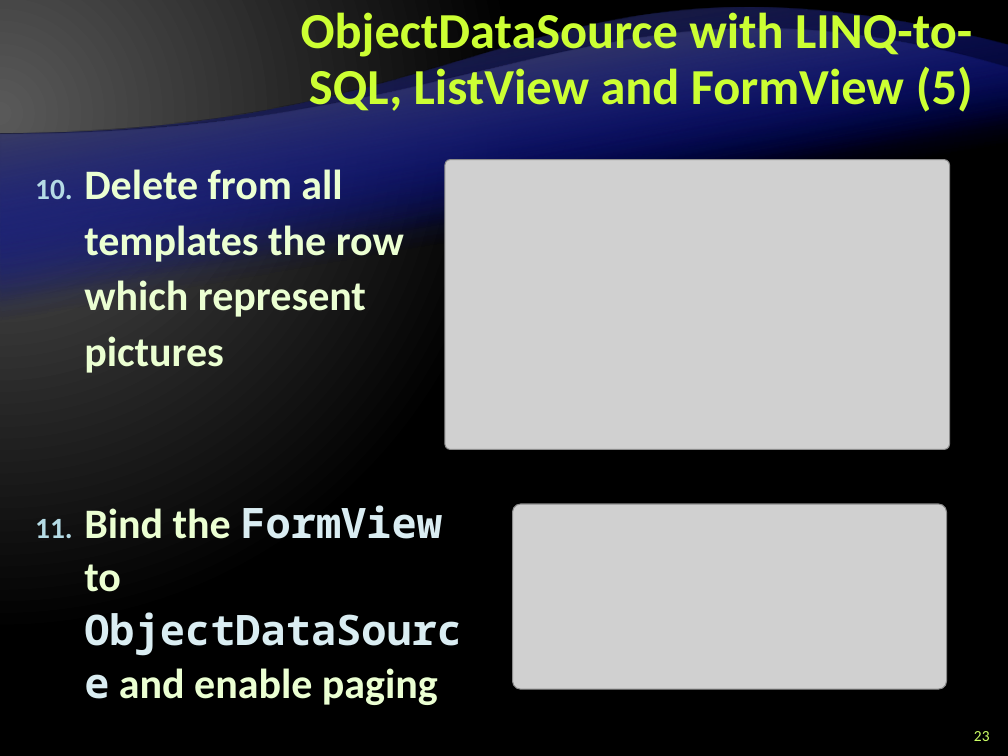
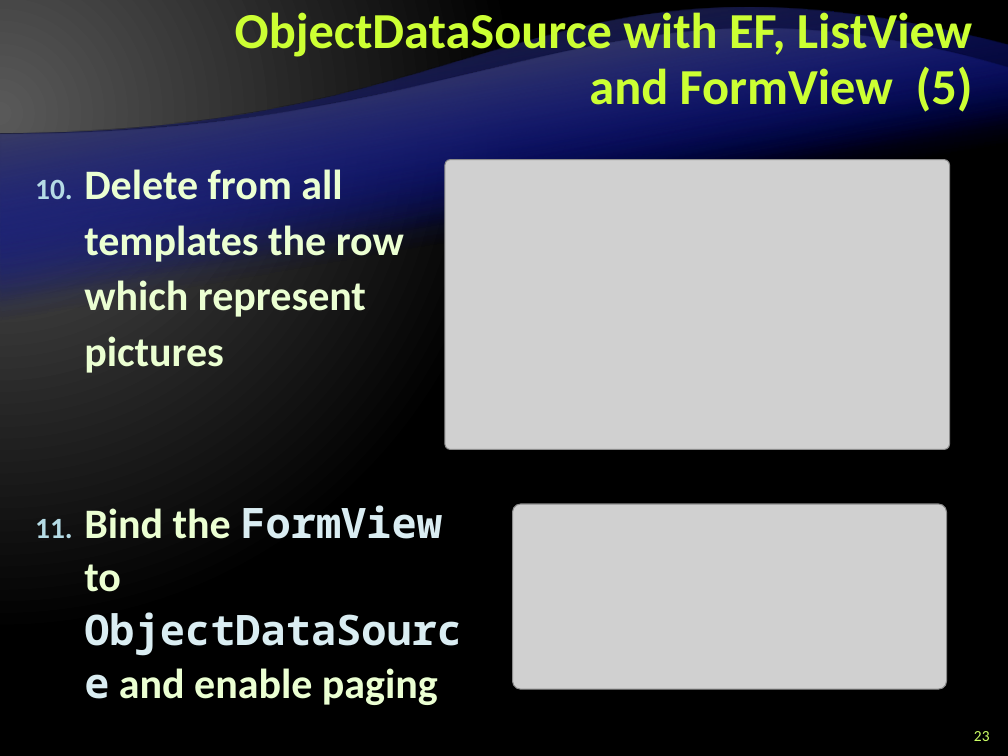
Before and after one commit to Graveheart/aspnetcourse, a slide deck: slide 23 of 2010/lectures/10. ASP.NET-and-Databases.pptx. Drawn at 1008x756 pixels with LibreOffice and Linux fonts; fonts in the diff are those of the drawing; grey boxes stand for pictures; background and template pictures are left out. Boxes give left, top, right and bottom in pixels: in the first picture for what was removed or moved away, otherwise in the second. Text is boxed around its words. In the diff, an @@ line names an element or a change of style, - is before the commit and + after.

```diff
--- a/2010/lectures/10. ASP.NET-and-Databases.pptx
+++ b/2010/lectures/10. ASP.NET-and-Databases.pptx
@@ title at bbox=[235, 7, 973, 112]: text changed @@
-ObjectDataSource with LINQ-to-SQL, ListView and FormView (5)
+ObjectDataSource with EF, ListView and FormView (5)
```
Also in this commit, not shown: 13 other slides changed, 1 other file.
